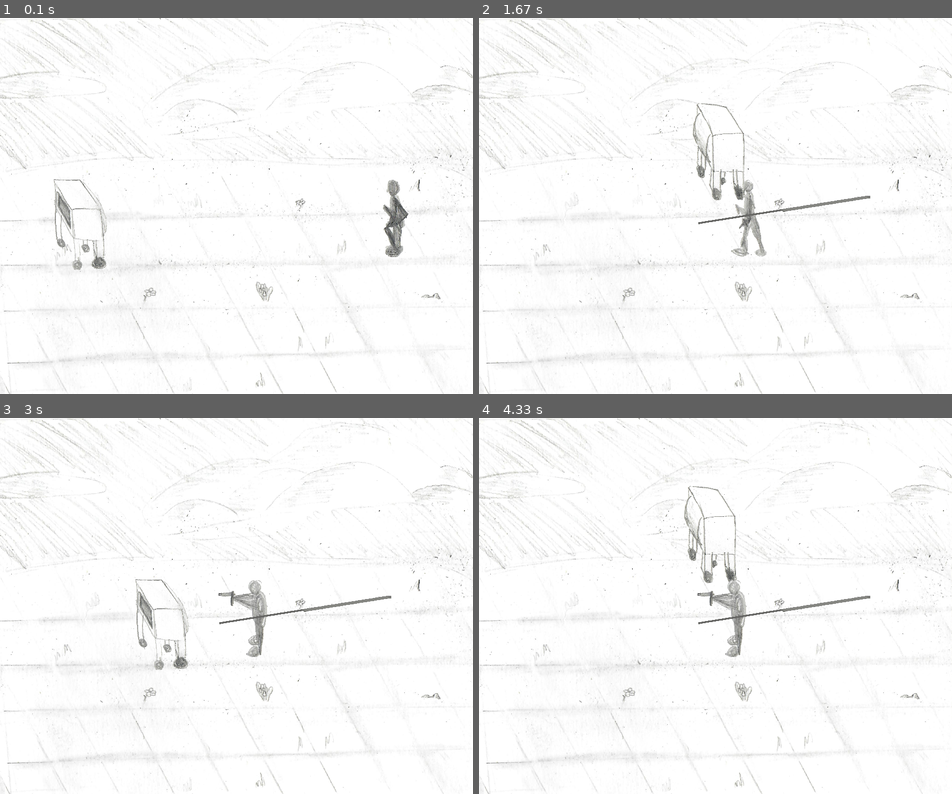
Above: before the commit, frames 1-4 (two rows, left to right).
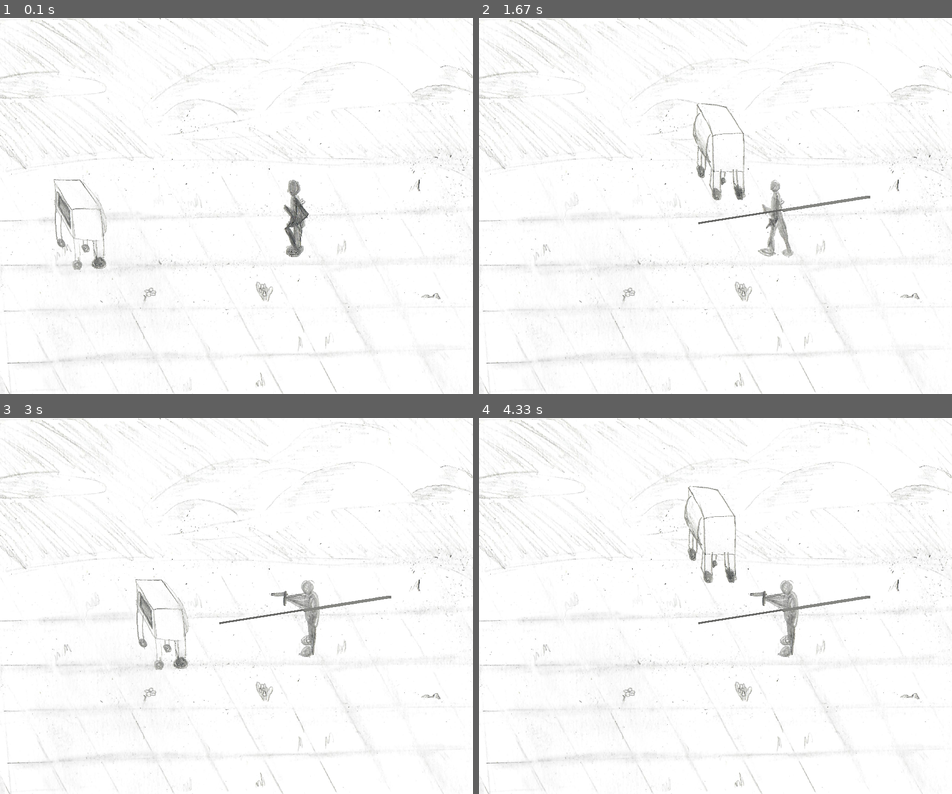
Above: after the commit, the same moments.

Repository: ReinUrmet/pygame_kooliprojekti_mang
Game: pygame game, started from main.py
Same seed, same stepped clock (60 frames per second), same inputs: the game is played once before the commit and once after it.
Inputs (mouse positions are in pixels of both pictures, inside the frame that each line leads up to):
- Up to frame 1 (0.1 s): no input
- Up to frame 2 (1.67 s): press the mouse at (696, 221) at 0.37 s; move the mouse to (781, 209) at 0.47 s; release the mouse at (866, 194) at 0.6 s; hold Right 0.67-1.13 s; move the mouse to (720, 232) at 0.7 s; hold Up 1.17-1.47 s; hold Right from 1.5 s (still down)
- Up to frame 3 (3 s): release Right at 1.97 s; hold Left 2-2.53 s; hold Down 2.57-2.87 s; hold Left from 2.9 s (still down)
- Up to frame 4 (4.33 s): release Left at 3.3 s; hold Up 3.33-3.7 s; hold Right from 3.73 s (still down)

The runs differ from the first frame. In frame 1, 1.2% of the frame differs, in the area x 59-87%, y 43-64%; in frame 2, 1.1%; in frame 3, 1.3%; in frame 4, 1.3%, in the area x 46-68%, y 43-64%.

Commit message:
poolik joonega, ründamine

Diff:
--- a/main.py
+++ b/main.py
@@ -43,6 +43,11 @@
 
 
 class Pintsel(Objekt):
+    #Sellega salvestan kirjutatud line
+    def __init__(self, sprite, width):
+        super().__init__(sprite, width=width)
+        self.lines = []
+
     def render(self):
         global speed_length
         mouse_pos = pygame.mouse.get_pos()
@@ -50,13 +55,30 @@
         mouse_y = mouse_pos[1] -self.sprite.get_height() # selleks, et pintsli vasak alumine äär oleks kursori peal
         speed_x = mouse_x - self.pos[0]
         speed_y = mouse_y - self.pos[1]
+
         if speed_length  < 20:
             self.pos = [mouse_x, mouse_y]
         else:
             jump_slow = 3.75
             speed_length =fv.get_vector_length([speed_x,speed_y])
             self.speed = (speed_x/jump_slow, speed_y/jump_slow)
+
+        #Siin salvestan line ainult kui joonistab:
+        if joonistab:
+            if len(self.lines) > 0:
+                self.lines[-1].append((mouse_x, mouse_y))
+            else:
+                self.lines.append([(mouse_x, mouse_y)])
         super().render()
+
+
+        #Seda on vaja et kontrollida kas see joonistatud joon lõikab mõndasi vastaseid
+        for line in self.lines:
+            for vastane in to_render:  # Check all enemies (if they are in `to_render`)
+                split_enemies = lõhesta_sprite_joonel(vastane, line)
+                if split_enemies != [vastane]:  # If enemies were split
+                    to_render.remove(vastane)
+                    to_render.extend(split_enemies)  # Add the new split enemies to the rendering list
 
 #self.speed toimib nii et võtab asukoha kuhu saada tahab ja asukoha, kus on ja leieb nende vektori
 #,suunaga sinna poole kuhu saada tahetakse ja jagab selle jump slow-iga
@@ -67,27 +89,85 @@
         self.sprite = sprite
         self.pos = pos
         self.speed = [0,0]
+
+# Simple test enemy class
 class Vastane(Objekt):
-    pass
+    def __init__(self, sprite, pos, speed=None, width=None):
+        super().__init__(sprite, pos=pos, speed=speed, width=width)
+        self.width = width or self.sprite.get_width()
+        self.pos = pos
+
+    # Optional: You can add movement or behavior to this test enemy
+
+    def render(self):
+        aken.blit(self.sprite, self.pos)# Move vertically
+
+
+
+#Mõned funktsioonid
+
+# Kontrollib, kas joon lõikab rect'i
+#rect on pygames kasutatav objekt mida kasutatakse objekti suuruse ja positsiooni määramiseks
+def joon_lõikab_recti(line, rect):
+    for i in range(len(line) - 1):
+        if rect.clipline(line[i], line[i + 1]):
+            return True
+    return False
+
+# Lõhub vastase sprite'i kaheks pooleks
+def lõhesta_sprite_joonel(vastane, joon):
+    vastane_rect = vastane.sprite.get_rect(topleft=vastane.pos)
+
+    if len(joon) == 2 and isinstance(joon[0], tuple) and isinstance(joon[1], tuple):
+        x1, y1 = joon[0]
+        x2, y2 = joon[1]
+
+
+        if vastane_rect.clipline(x1, y1, x2, y2):
+
+            radius = vastane.sprite.get_width() // 2
+
+            ball1_pos = [vastane.pos[0], vastane.pos[1]]
+            ball2_pos = [vastane.pos[0] + radius, vastane.pos[1]]
+
+
+            ball1 = Vastane("placeholder.png", pos=ball1_pos, width=radius * 2)  # Red ball 1
+            ball2 = Vastane("placeholder.png", pos=ball2_pos, width=radius * 2)  # Red ball 2
+
+
+            ball1.sprite.fill((255, 0, 0))
+            ball2.sprite.fill((255, 0, 0))
+
+            return [ball1, ball2]
+
+    return [vastane]
+
 
 taust = Objekt('background.png', width=ekraan_laius)
 mikro = Objekt("mikro_left.png", [100,300], width=100, base_speed=8)
 pintsel = Pintsel("pencil.png", width=200 )
-vastane = Vastane("man_shoot.png",[700,300], speed=(-2.5,0), width=100, base_speed=8)
+to_render = []
+vastane = Vastane("man_shoot.png", pos=[500, 300], speed=[-2.5, 0], width=100)
+to_render.append(vastane)
+
+
+
 # Mängu tsükkel
 joonistab = False
 strokes = []
 walk_change, brush_size,brush_size2,last_pos = 0,0,0,None
-to_render = []
+
 while True:
-
     time +=1
     #TODO: liigutada see vastasesse või objekti
     if time == 120:
         vastane.speed = [0,0]
+
     taust.render()
     to_render.append(vastane)
     to_render.append(mikro)
+
+    #Vastase kõndimis animatsioon
     if abs(vastane.speed[0]) > 0:
         walk_change += 1
         if walk_change > 10:
@@ -98,6 +178,9 @@
             walk_change = 0
     else:
         vastane.change_sprite('man_shoot.png')
+
+
+
     if joonistab:
         pintsel.render()
 
@@ -108,6 +191,7 @@
             alpha += 10
         image = fv.pencil_sprite(brush_size, brush_size)
         #image = pygame.transform.scale(pygame.image.load("Sprites/draw_alpha3.png"), (brush_size, brush_size)).set_alpha(alpha)
+
         mouse_pos = pygame.mouse.get_pos()
         if last_pos:
             vektor = [i - j for i, j in zip(mouse_pos, last_pos)]
@@ -125,7 +209,19 @@
     for stroke in strokes:
         stroke.render()
     to_render = []
-    #iga kord kui on sündmus
+
+    #Iga kord kui on sündmus
+
+    # Kontrollin kas pintsel lõikab vastaseid
+    for joon in pintsel.lines:
+        for vastane in to_render:
+            split_enemies = lõhesta_sprite_joonel(vastane, joon)
+            if split_enemies != [vastane]:
+                to_render.remove(vastane)
+                to_render.extend(split_enemies)
+                #Ei tööta
+                print("Lõikas")
+
     for event in pygame.event.get():
         #quit event
         if event.type == pygame.QUIT or event.type == pygame.KEYDOWN and event.key == pygame.K_ESCAPE:
@@ -160,25 +256,25 @@
         elif event.type == pygame.MOUSEBUTTONDOWN:
             if event.button == pygame.BUTTON_LEFT:
                 joonistab = True
-                brush_size2, alpha, last_pos = 1,0, None
-                speed_length = float('inf') #lõppmatus
+                brush_size2, alpha, last_pos = 1, 0, None
+                speed_length = float('inf')  # Resetting the drawing state
                 mouse_x, mouse_y = pygame.mouse.get_pos()
-                a = [mouse_x,mouse_y,ekraan_laius-mouse_x,ekraan_pikkus-mouse_y]
+
+                # Handle the pencil positioning logic based on the mouse position
+                a = [mouse_x, mouse_y, ekraan_laius - mouse_x, ekraan_pikkus - mouse_y]
                 match a.index(min(a)):
                     case 0:
                         pintsel.pos = (-pintsel.sprite.get_width(), mouse_y - pintsel.sprite.get_height())
                     case 1:
                         pintsel.pos = (mouse_x, -pintsel.sprite.get_height())
                     case 2:
-                        pintsel.pos = (ekraan_laius + pintsel.sprite.get_width(), mouse_y-pintsel.sprite.get_height())
+                        pintsel.pos = (ekraan_laius + pintsel.sprite.get_width(), mouse_y - pintsel.sprite.get_height())
                     case 3:
                         pintsel.pos = (mouse_x, ekraan_pikkus + pintsel.sprite.get_height())
 
-        #hiire nupp üles
         elif event.type == pygame.MOUSEBUTTONUP:
             if event.button == pygame.BUTTON_LEFT:
-                joonistab = False
-
+                joonistab = False  # End drawing when mouse button is released
 
     # Uuendame ekraani
     pygame.display.update()
Binary file added: ART/Vaatab_otse.png
